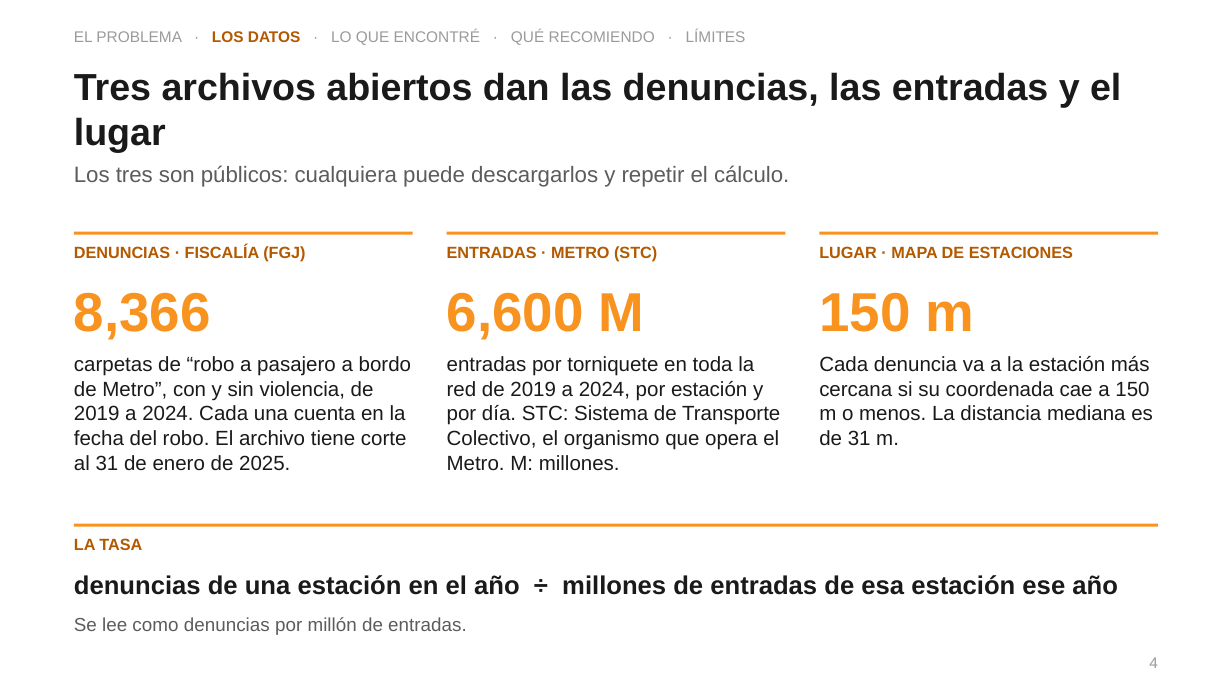
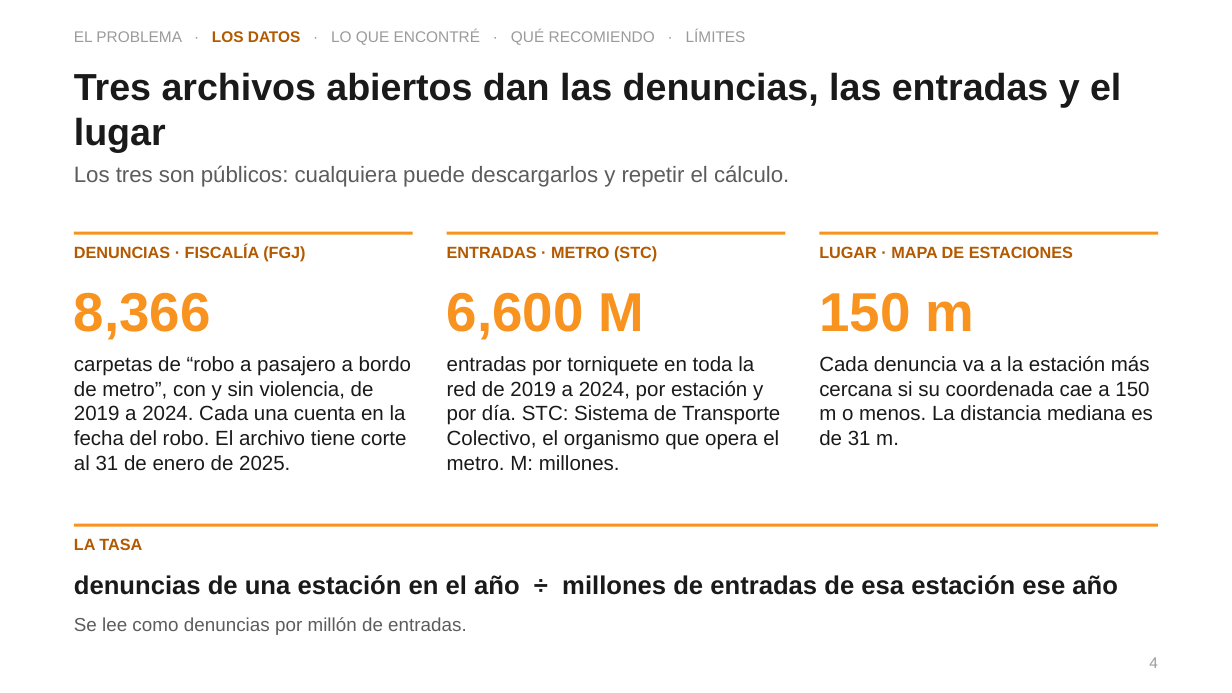
Before and after one commit to sebastiancordoba/caso-inseguridad-cdmx, a slide deck: slide 4 of docs/presentacion/presentacion.pptx. Drawn at 1232x693 pixels with LibreOffice and Linux fonts; fonts in the diff are those of the drawing. Boxes give left, top, right and bottom in pixels: in the first picture for what was removed or moved away, otherwise in the second. Text is boxed around its words. In the diff, an @@ line names an element or a change of style, - is before the commit and + after.

```diff
--- a/docs/presentacion/presentacion.pptx
+++ b/docs/presentacion/presentacion.pptx
@@ text at <box>74,356,411,471</box>: text changed @@
-carpetas de “robo a pasajero a bordo de Metro”, con y sin violencia, de 2019 a 2024. Cada una cuenta en la fecha del robo. El archivo tiene corte al 31 de enero de 2025.
+carpetas de “robo a pasajero a bordo de metro”, con y sin violencia, de 2019 a 2024. Cada una cuenta en la fecha del robo. El archivo tiene corte al 31 de enero de 2025.
@@ text at <box>447,356,780,471</box>: text changed @@
-entradas por torniquete en toda la red de 2019 a 2024, por estación y por día. STC: Sistema de Transporte Colectivo, el organismo que opera el Metro. M: millones.
+entradas por torniquete en toda la red de 2019 a 2024, por estación y por día. STC: Sistema de Transporte Colectivo, el organismo que opera el metro. M: millones.
```
Also in this commit, not shown: 5 other slides changed, 8 other files.
